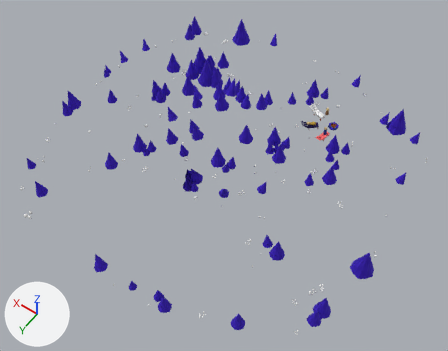
Two versions of the glTF model assets/js/models/team.glb, one commit apart.
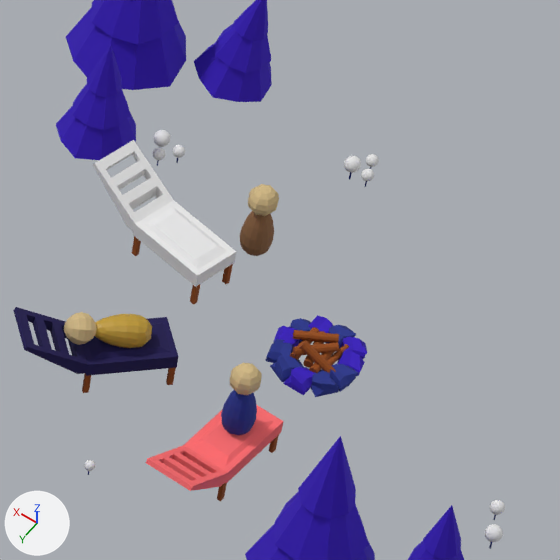
Old and new are each drawn whole from a 50 mm camera at (-18.56, 25.94, 37.29) aimed at (-1.61, 2.21, 0.0) and again close up on the part from 67% to 80% of the width and 25% to 42% of the height. The lights are fixed; the arrows at lower left show +X, +Y and +Z. Where no turn or scale is listed for an object, it has been applied to the vertices.

Before the edit, the objects in view are built like this:
```python
me_cube_046 = bpy.data.meshes.new('Cube.046')
me_cube_046.from_pydata(...)  # 198 vertices, 352 faces; spans x -0.217..0.628, y -0.673..0.19, z -0.046..0.078
# faces by material slot: [160, 192]
me_cube_046.materials.append(mat_tree)  # blue #350fbc
me_cube_046.materials.append(mat_stem)  # blue #23328b
me_cube_047 = bpy.data.meshes.new('Cube.047')
me_cube_047.from_pydata(...)  # 156 vertices, 304 faces; spans x -0.147..0.145, y -0.146..0.146, z -0.417..0.37
# faces by material slot: [192, 112]
me_cube_047.materials.append(mat_stem)  # blue #23328b
me_cube_047.materials.append(mat_light)  # beige #d3ba85
me_cylinder_056 = bpy.data.meshes.new('Cylinder.056')
me_cylinder_056.from_pydata(...)  # 71 vertices, 138 faces; spans x -0.55..0.55, y -0.54..0.57, z -0.46..1.41
me_cylinder_056.materials.append(mat_tree)  # blue #350fbc
ob_crock = bpy.data.objects.new('CRock', me_cube_046)
ob_crock.location = (-6.047, -6.893, -0.059)
ob_human_011 = bpy.data.objects.new('Human.011', me_cube_047)
ob_human_011.location = (-5.802, -5.753, 0.615)
ob_tree_055 = bpy.data.objects.new('Tree.055', me_cylinder_056)
ob_tree_055.location = (-2.622, -9.402, 0.233)
# also in view: 'Human.013' at (-4.75, -7.99, 0.24); 'Human.012' at (-4.42, -5.92, 0.43); 'Tree.057' at (-2.96, -8.27, 0.51); 'Chair.001' at (-4.34, -5.86, 0.22); 'Chair.002' at (-4.06, -7.49, 0.22)
```
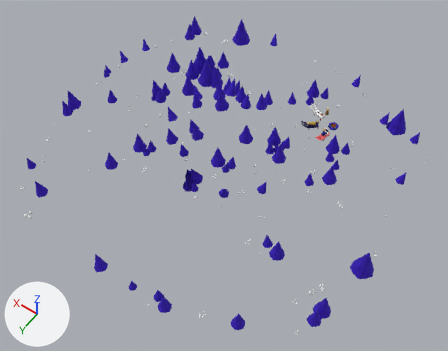
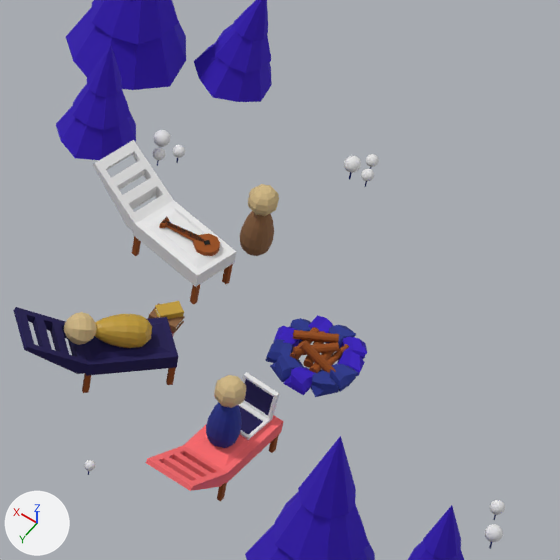
Changed parts and their boxes [x1, y1, x2, y2] in the close-ups (560 x 560 px):
```json
{"object": "Human.011", "change": "moved", "before": [221, 363, 262, 435], "after": [206, 375, 246, 448]}
{"object": "Cube", "change": "added", "after": [238, 372, 279, 440], "faces in mat_darkblue (dark blue #15084e)": [238, 379, 273, 434], "faces in mat_white (white #e7e7e7)": [239, 372, 279, 440]}
{"object": "Guitar", "change": "added", "after": [159, 216, 220, 256], "on screen": "brown", "faces in mat_darkorange (brown #964a0d)": [159, 216, 220, 256], "faces in mat_black (black #000000)": [161, 217, 210, 245]}
{"object": "Book.002", "change": "added", "after": [154, 301, 184, 319], "faces in mat_wheat (yellow #c09b31)": [154, 301, 184, 319]}
{"object": "Book.001", "change": "added", "after": [148, 303, 185, 333], "faces in mat_hskin (brown #8a623f)": [148, 303, 185, 333]}
{"object": "Woodstock", "change": "unchanged, uncovered by the edit", "after": [290, 327, 349, 373]}
```

Scene script edits in JSON lines:
```json
{"op": "add", "block": "mat_car", "code": ["mat_car = principled_material('Car')", "mat_car.base_color = (0.384, 0.0534, 0.0534)  # red #a74141", "mat_car.roughness = 0.9"]}
{"op": "add", "block": "mat_black", "code": ["mat_black = principled_material('Black')", "mat_black.base_color = (0.0, 0.0, 0.0)  # black #000000", "mat_black.roughness = 0.9"]}
{"op": "add", "block": "me_cube_045", "code": ["me_cube_045 = bpy.data.meshes.new('Cube.045')", "me_cube_045.from_pydata(...)  # 76 vertices, 148 faces; spans x -0.207..0.196, y -0.242..0.168, z -0.013..0.287", "# faces by material slot: [142, 4, 2]", "me_cube_045.materials.append(mat_white)  # white #e7e7e7", "me_cube_045.materials.append(mat_darkblue)  # dark blue #15084e", "me_cube_045.materials.append(mat_tractor)  # red #ff6c6f"]}
{"op": "add", "block": "me_cube_043", "code": ["me_cube_043 = bpy.data.meshes.new('Cube.043')", "me_cube_043.from_pydata(...)  # 32 vertices, 60 faces; spans x -0.148..0.094, y -0.157..0.094, z 0.007..0.066", "# faces by material slot: [54, 6]", "me_cube_043.materials.append(mat_wheat)  # yellow #c09b31", "me_cube_043.materials.append(mat_white)  # white #e7e7e7"]}
{"op": "add", "block": "me_cube_042", "code": ["me_cube_042 = bpy.data.meshes.new('Cube.042')", "me_cube_042.from_pydata(...)  # 32 vertices, 60 faces; spans x -0.15..0.108, y -0.108..0.201, z 0.013..0.114", "# faces by material slot: [54, 6]", "me_cube_042.materials.append(mat_car)  # red #a74141", "me_cube_042.materials.append(mat_white)  # white #e7e7e7"]}
{"op": "add", "block": "me_cube_010", "code": ["me_cube_010 = bpy.data.meshes.new('Cube.010')", "me_cube_010.from_pydata(...)  # 32 vertices, 60 faces; spans x -0.183..0.081, y -0.081..0.081, z 0.009..0.081", "# faces by material slot: [54, 6]", "me_cube_010.materials.append(mat_hskin)  # brown #8a623f", "me_cube_010.materials.append(mat_white)  # white #e7e7e7"]}
{"op": "add", "block": "me_cube_006", "code": ["me_cube_006 = bpy.data.meshes.new('Cube.006')", "me_cube_006.from_pydata(...)  # 358 vertices, 712 faces; spans x -0.243..0.311, y -0.113..0.113, z -0.034..0.042", "# faces by material slot: [624, 88]", "me_cube_006.materials.append(mat_darkorange)  # brown #964a0d", "me_cube_006.materials.append(mat_black)  # black #000000"]}
{"op": "set", "path": "ob_human_011.location", "old": "(-5.802, -5.753, 0.615)", "new": "(-5.768, -5.555, 0.615)"}
{"op": "add", "block": "ob_cube", "code": ["ob_cube = bpy.data.objects.new('Cube', me_cube_045)", "ob_cube.location = (-5.806, -5.847, 0.256)"]}
{"op": "add", "block": "ob_book_002", "code": ["ob_book_002 = bpy.data.objects.new('Book.002', me_cube_043)", "ob_book_002.location = (-4.584, -6.662, 0.083)"]}
{"op": "add", "block": "ob_book", "code": ["ob_book = bpy.data.objects.new('Book', me_cube_042)", "ob_book.location = (-4.59, -6.714, -0.093)"]}
{"op": "add", "block": "ob_book_001", "code": ["ob_book_001 = bpy.data.objects.new('Book.001', me_cube_010)", "ob_book_001.location = (-4.561, -6.662, 0.008)"]}
{"op": "add", "block": "ob_guitar", "code": ["ob_guitar = bpy.data.objects.new('Guitar', me_cube_006)", "ob_guitar.location = (-4.419, -7.402, 0.307)"]}
```
